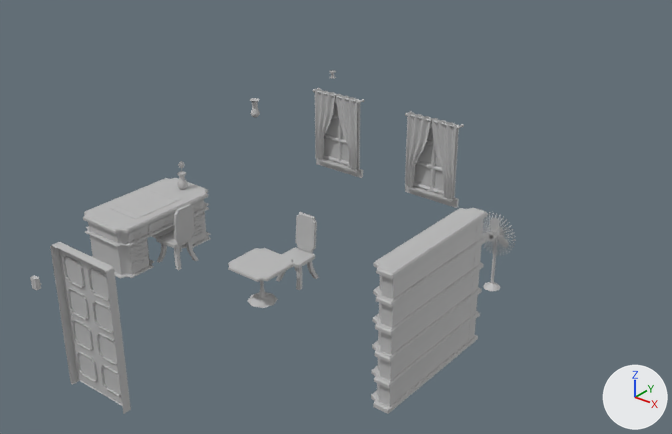
A saved change to the FBX model Assets/Models/room1.fbx.
Both versions are drawn from a camera (50 mm lens) standing at (1.315, -1.367, 1.131) and looking at (0.143, 0.097, 0.223). Every picture has the same lights, and +X, +Y and +Z are marked at lower right. Where no turn or scale is listed for an object, it has been applied to the vertices. Vertices at the same position are counted once.

The scene before the commit, as lines of its bpy script (objects in view):
```python
ob_bookcase = bpy.data.objects.new('bookcase', me_mesh_018)
ob_bookcase.location = (0.461, 0.0, 0.0)
ob_chair_1 = bpy.data.objects.new('chair_1', me_mesh_003)
ob_chair_1.location = (0.0, 0.128, 0.0)
ob_chair_2 = bpy.data.objects.new('chair_2', me_mesh_004)
ob_chair_2.location = (-0.299, 0.01, 0.0)
ob_desk = bpy.data.objects.new('desk', me_mesh_016)
ob_desk.location = (0.0, 0.0, 0.0)
ob_door = bpy.data.objects.new('door', me_mesh_011)
ob_door.location = (0.0, -0.47, 0.0)
ob_fan = bpy.data.objects.new('fan', me_mesh_005)
ob_fan.location = (0.113, 0.381, 0.0)
ob_left_window_right_curtain = bpy.data.objects.new('left_window_right_curtain', me_mesh_008)
ob_left_window_right_curtain.location = (-0.15, 0.464, 0.255)
ob_right_window_left_curtain = bpy.data.objects.new('right_window_left_curtain', me_mesh_006)
ob_right_window_left_curtain.location = (0.15, 0.464, 0.255)
ob_right_window_right_curtain = bpy.data.objects.new('right_window_right_curtain', me_mesh_007)
ob_right_window_right_curtain.location = (0.15, 0.464, 0.255)
# also in view: 'left_window_left_curtain' at (-0.186, 0.464, 0.255); 'left_window_background' at (0.15, 0.483, 0.25); 'table' at (0.0, 0.0, 0.05); 'left_window' at (-0.15, 0.472, 0.242); 'right_window' at (0.15, 0.472, 0.242)
```
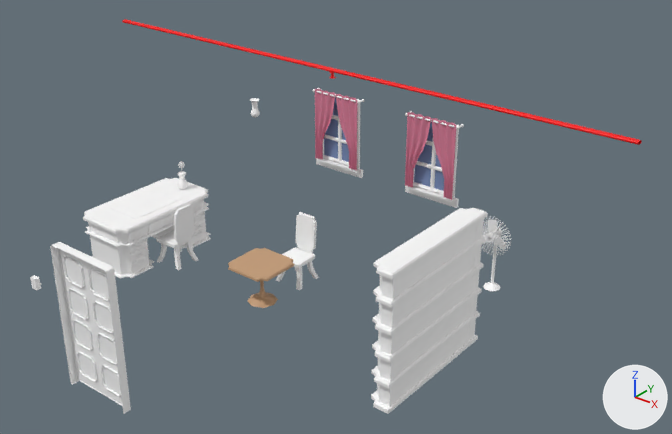
The newer file is also rescaled (x5.072) as a whole; pictures and numbers use the older file's frame.

Location of each change, (x1, y1, x2, y2) in pixels of the pictures (672 x 434 px):
'bookcase', recoloured
    both: (371, 208, 488, 414)
'door', recoloured
    both: (50, 242, 131, 414)
'desk', recoloured (grey to white)
    both: (83, 178, 211, 279)
'pipe', added (red)
    after: (122, 19, 642, 145)
'table', recoloured
    both: (228, 248, 294, 308)
'chair_1', recoloured (grey to white)
    both: (276, 212, 319, 290)
'chair_2', recoloured
    both: (157, 204, 199, 270)
'right_window_right_curtain', recoloured (grey to pink)
    both: (431, 118, 457, 200)
'right_window', recoloured
    both: (405, 111, 464, 208)
'right_window_left_curtain', recoloured (grey to pink)
    both: (405, 112, 431, 187)
'left_window', recoloured
    both: (313, 87, 364, 178)
'left_window_right_curtain', recoloured (grey to pink)
    both: (336, 94, 357, 171)
'left_window_left_curtain', recoloured (grey to pink)
    both: (315, 89, 335, 160)
part 1 of me_mesh_005, recoloured (grey to white)
    both: (483, 230, 501, 291)

The change, as a list of edits to the scene's bpy script:
```text
Change me_mesh_012:
    where me_mesh_012.from_pydata(...)  # 227 vertices, 440 faces; spans x -0.0607..0.0607, y -0.0607..0.0607, z -0.0003..0.0999
    remove me_mesh_012.materials.append(mat_lambert1)  # grey #bcbcbc
    add me_mesh_012.materials.append(mat_table_mat)  # brown #c79e79
Change me_mesh_016:
    where me_mesh_016.from_pydata(...)  # 1384 vertices, 2478 faces; spans x -0.481..-0.318, y -0.144..0.164, z 0.0..0.135
    remove me_mesh_016.materials.append(mat_lambert1)  # grey #bcbcbc
    add me_mesh_016.materials.append(mat_general_environment_mat)  # white #ffffff
Change me_mesh_003:
    where me_mesh_003.from_pydata(...)  # 242 vertices, 452 faces; spans x -0.039..0.039, y -0.039..0.039, z 0.0..0.161
    remove me_mesh_003.materials.append(mat_lambert1)  # grey #bcbcbc
    add me_mesh_003.materials.append(mat_general_environment_mat)  # white #ffffff
Change me_mesh_009:
    where me_mesh_009.from_pydata(...)  # 156 vertices, 250 faces; spans x -0.071..0.0, y -0.003..0.003, z -0.1..0.1
    remove me_mesh_009.materials.append(mat_lambert1)  # grey #bcbcbc
    add me_mesh_009.materials.append(mat_curtains_mat)  # pink #dd839e
Change me_mesh_007:
    where me_mesh_007.from_pydata(...)  # 156 vertices, 250 faces; spans x 0.0..0.071, y -0.003..0.003, z -0.1..0.1
    remove me_mesh_007.materials.append(mat_lambert1)  # grey #bcbcbc
    add me_mesh_007.materials.append(mat_curtains_mat)  # pink #dd839e
Change me_mesh_006:
    where me_mesh_006.from_pydata(...)  # 156 vertices, 250 faces; spans x -0.071..0.0, y -0.003..0.003, z -0.1..0.1
    remove me_mesh_006.materials.append(mat_lambert1)  # grey #bcbcbc
    add me_mesh_006.materials.append(mat_curtains_mat)  # pink #dd839e
Change me_mesh_011:
    where me_mesh_011.from_pydata(...)  # 804 vertices, 1398 faces; spans x -0.082..0.082, y -0.015..0.015, z -0.003..0.317
    remove me_mesh_011.materials.append(mat_lambert1)  # grey #bcbcbc
    add me_mesh_011.materials.append(mat_general_environment_mat)  # white #ffffff
Change me_mesh_018:
    where me_mesh_018.from_pydata(...)  # 1506 vertices, 2664 faces; spans x -0.035..0.02, y -0.164..0.171, z 0.0..0.31
    remove me_mesh_018.materials.append(mat_lambert2)  # grey #bcbcbc
    add me_mesh_018.materials.append(mat_general_environment_mat)  # white #ffffff
Change me_mesh_015:
    where me_mesh_015.from_pydata(...)  # 290 vertices, 482 faces; spans x 0.07..0.23, y 0.46..0.483, z 0.132..0.352
    remove me_mesh_015.materials.append(mat_lambert1)  # grey #bcbcbc
    add me_mesh_015.materials.append(mat_general_environment_mat)  # white #ffffff
Change me_mesh_004:
    where me_mesh_004.from_pydata(...)  # 242 vertices, 452 faces; spans x -0.039..0.039, y -0.039..0.039, z 0.0..0.161
    remove me_mesh_004.materials.append(mat_lambert1)  # grey #bcbcbc
    add me_mesh_004.materials.append(mat_general_environment_mat)  # white #ffffff
Change me_mesh_008:
    where me_mesh_008.from_pydata(...)  # 156 vertices, 250 faces; spans x 0.0..0.071, y -0.003..0.003, z -0.1..0.1
    remove me_mesh_008.materials.append(mat_lambert1)  # grey #bcbcbc
    add me_mesh_008.materials.append(mat_curtains_mat)  # pink #dd839e
Change me_mesh_014:
    where me_mesh_014.from_pydata(...)  # 290 vertices, 482 faces; spans x -0.23..-0.07, y 0.46..0.483, z 0.132..0.352
    remove me_mesh_014.materials.append(mat_lambert1)  # grey #bcbcbc
    add me_mesh_014.materials.append(mat_general_environment_mat)  # white #ffffff
Change me_mesh_005:
    where me_mesh_005.from_pydata(...)  # 813 vertices, 1094 faces; spans x 0.223..0.332, y -0.016..0.029, z 0.0..0.2
    remove me_mesh_005.materials.append(mat_default_material)  # grey #bcbcbc
    me_mesh_005 part 1: all 702 faces that had it switch from mat_lambert1 (grey #bcbcbc) to mat_general_environment_mat (white #ffffff)
Add me_mesh_019:
    me_mesh_019.from_pydata([(-0.739, 0.006, 0.003), (-0.739, 0.0, 0.004), (-0.739, -0.006, 0.003), (-0.739, -0.008, 0.0), (-0.739, -0.006, -0.003), (-0.739, 0.0, -0.004), (-0.739, 0.006, -0.003), (-0.739, 0.008, 0.0), (0.739, 0.006, 0.003), (0.739, 0.0, 0.004), (0.739, -0.006, 0.003), (0.739, -0.008, 0.0), (0.739, -0.006, -0.003), (0.739, 0.0, -0.004), (0.739, 0.006, -0.003), (0.739, 0.008, 0.0)], [], [(0, 1, 8), (8, 1, 9), (1, 2, 9), (9, 2, 10), (2, 3, 10), (10, 3, 11), (3, 4, 11), (11, 4, 12), (4, 5, 12), (12, 5, 13), (5, 6, 13), (13, 6, 14), (6, 7, 14), (14, 7, 15), (7, 0, 15), (15, 0, 8)])
    me_mesh_019.materials.append(mat_sprinkler_mat)  # red #fa0000
Add ob_pipe:
    ob_pipe = bpy.data.objects.new('pipe', me_mesh_019)
    ob_pipe.location = (0.0, 0.264, 0.495)
```
